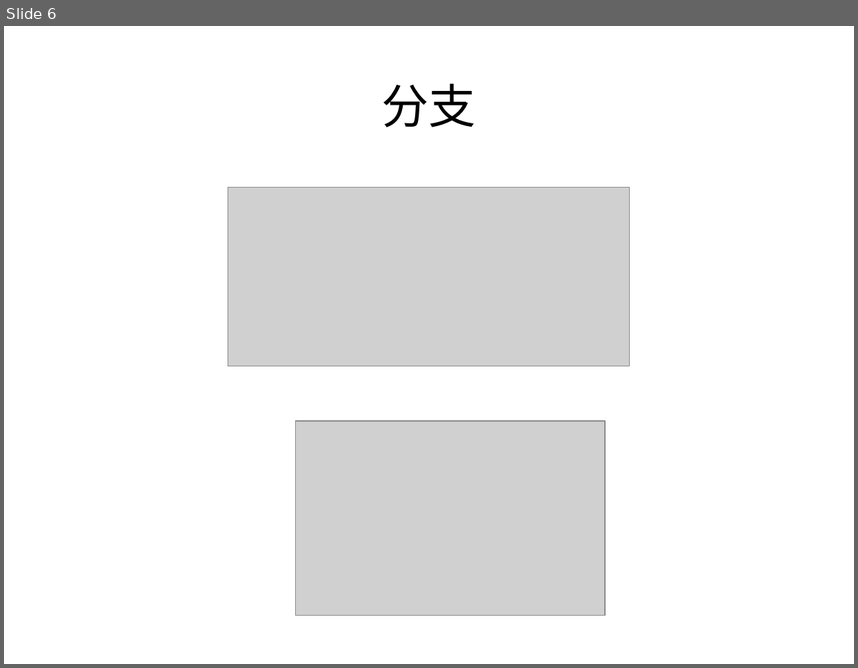
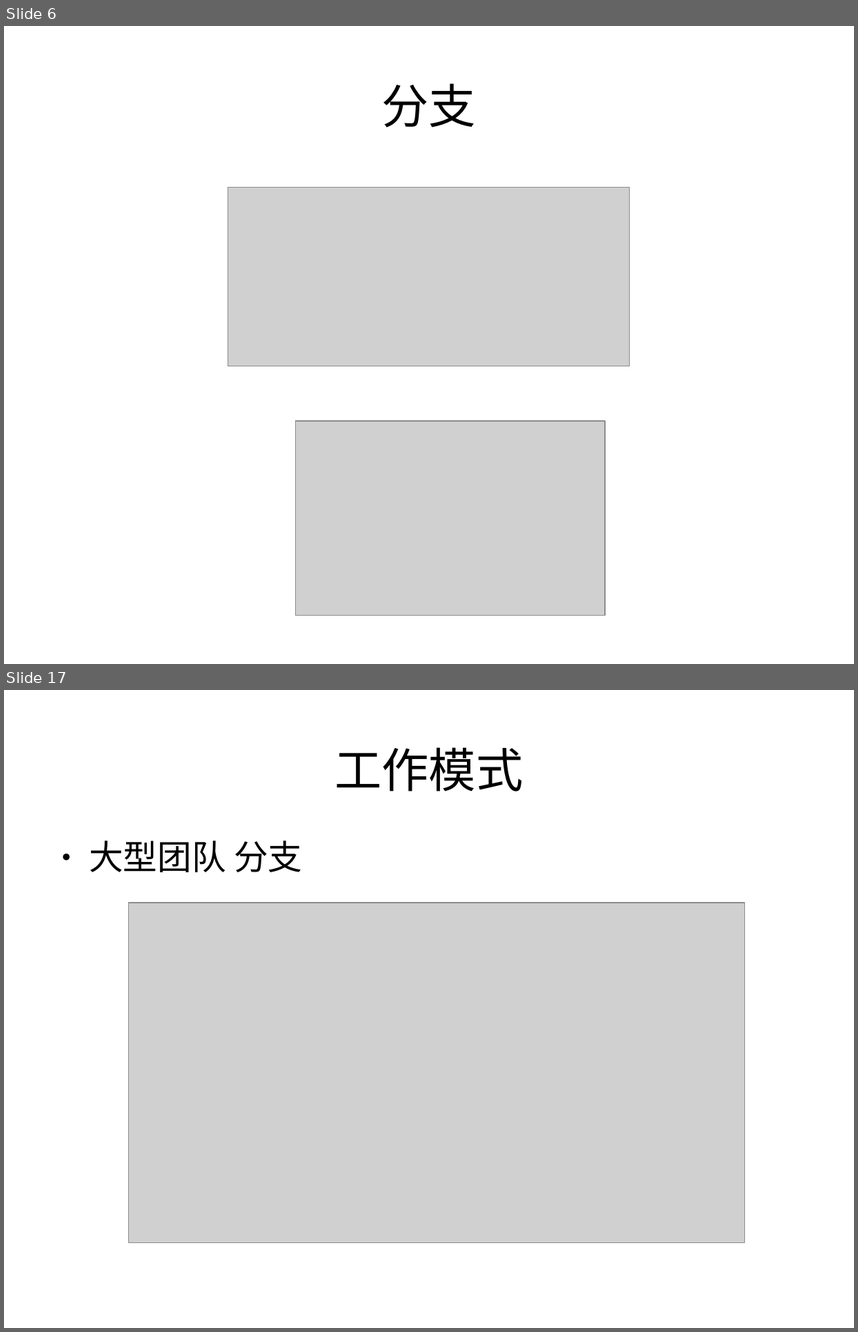
Before and after one commit to qintong91/RockerFmAndroid, a slide deck: git.odp. Shown one above the other, each under a label of ours: slide 6 before the commit, slides 6 and 17 after it; the slides between them are not shown. The pictures are 858x668 and 858x1332 pixels, drawn with LibreOffice and Linux fonts; fonts in the diff are those of the drawing; grey boxes stand for pictures. Boxes give left, top, right and bottom in pixels: in the first picture for what was removed or moved away, otherwise in the second. Text is boxed around its words. In the diff, an @@ line names an element or a change of style, - is before the commit and + after.

```diff
--- a/git.odp
+++ b/git.odp
@@ slide 17 added at box(4, 690, 854, 1328), background #FFFFFF @@
@@ title added at box(335, 747, 523, 791), 44 pt, text #000000 @@
+工作模式
@@ text added at box(89, 840, 302, 872), 32 pt, text #000000 @@
+● 大型团队 分支
@@ picture added at box(128, 903, 744, 1243) @@
```
Also in this commit, not shown: 7 slides changed, 8 other slides added, 3 slides removed, 5 other files.
